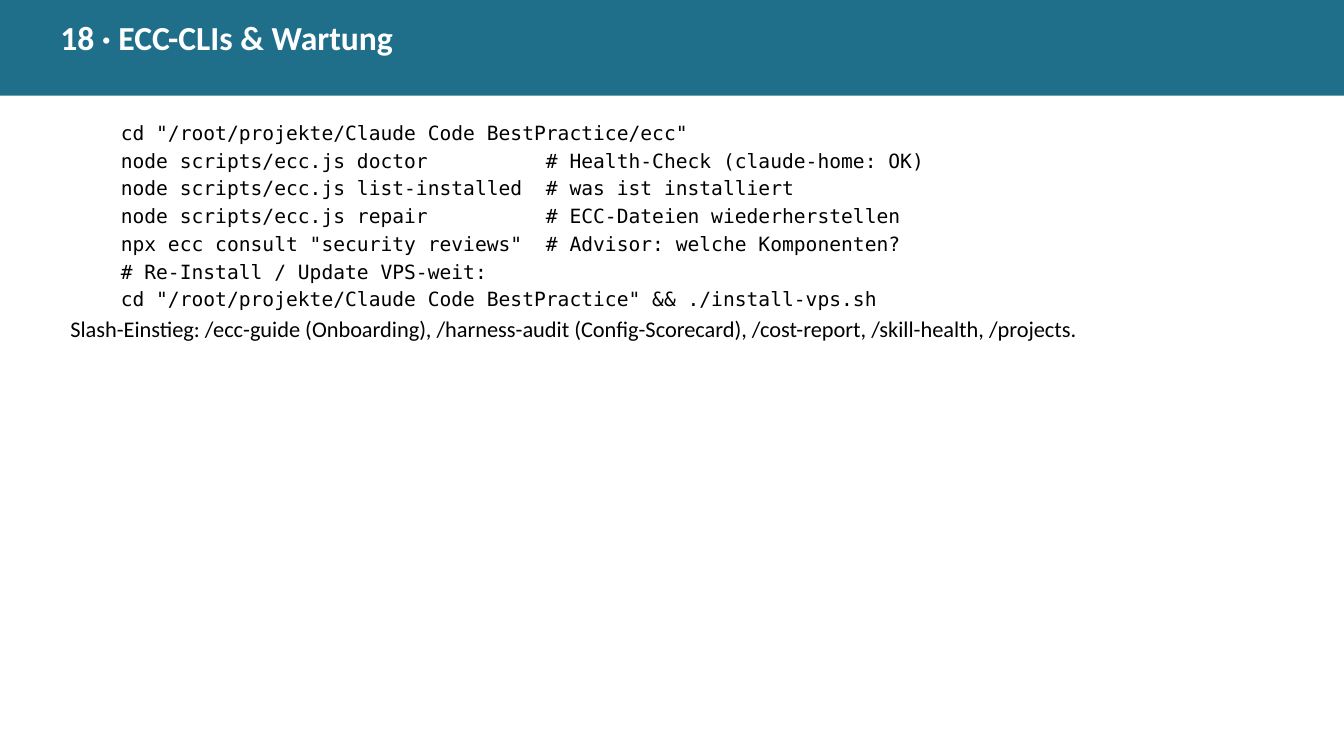
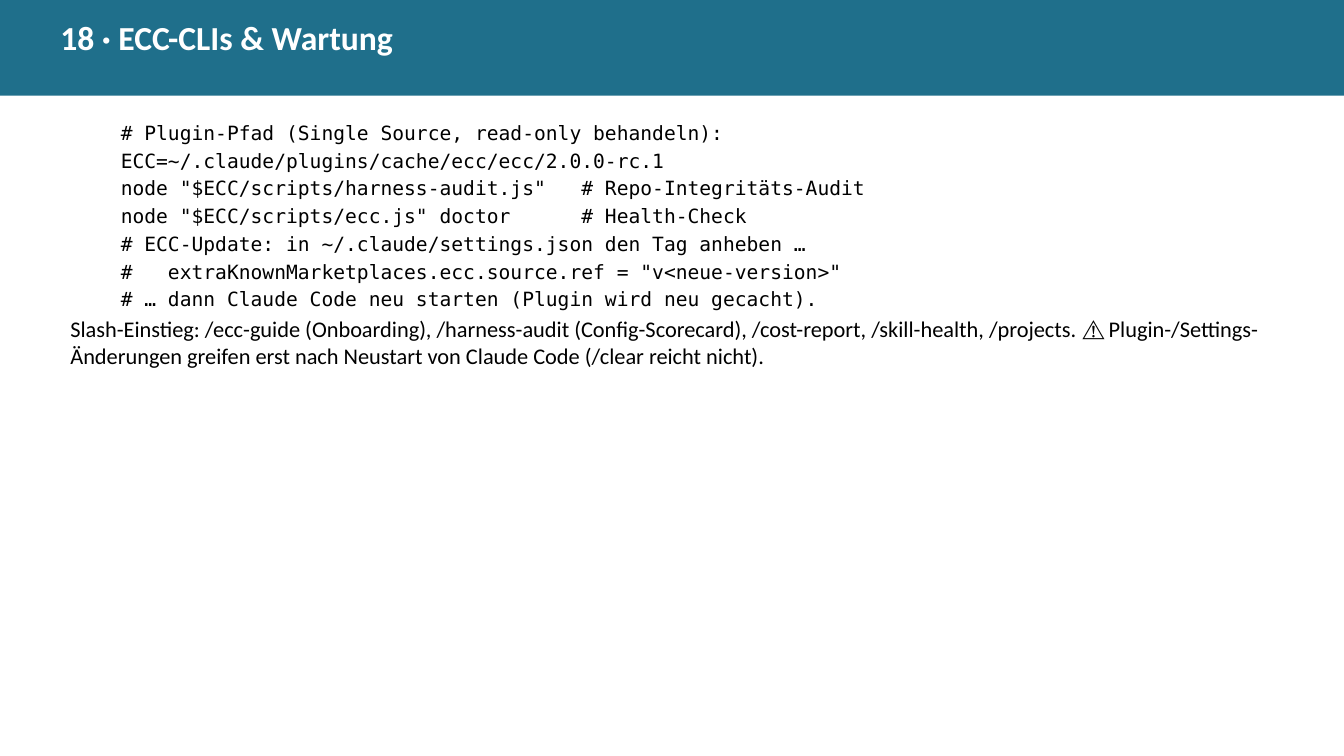
Before and after one commit to Paulee8155/Claude-Code-BestPractice, a slide deck: slide 25 of docs/ECC-Harness-Guide.de.pptx. Drawn at 1344x756 pixels with LibreOffice and Linux fonts; fonts in the diff are those of the drawing. Boxes give left, top, right and bottom in pixels: in the first picture for what was removed or moved away, otherwise in the second. Text is boxed around its words. In the diff, an @@ line names an element or a change of style, - is before the commit and + after.

```diff
--- a/docs/ECC-Harness-Guide.de.pptx
+++ b/docs/ECC-Harness-Guide.de.pptx
@@ text at <box>70,125,1258,368</box>: text changed @@
-  cd "/root/projekte/Claude Code BestPractice/ecc"
-  node scripts/ecc.js doctor # Health-Check (claude-home: OK)
-  node scripts/ecc.js list-installed # was ist installiert
-  node scripts/ecc.js repair # ECC-Dateien wiederherstellen
-  npx ecc consult "security reviews" # Advisor: welche Komponenten?
-  # Re-Install / Update VPS-weit:
-  cd "/root/projekte/Claude Code BestPractice" && ./install-vps.sh
-Slash-Einstieg: /ecc-guide (Onboarding), /harness-audit (Config-Scorecard), /cost-report, /skill-health, /projects.
+  # Plugin-Pfad (Single Source, read-only behandeln):
+  ECC=~/.claude/plugins/cache/ecc/ecc/2.0.0-rc.1
+  node "$ECC/scripts/harness-audit.js" # Repo-Integritäts-Audit
+  node "$ECC/scripts/ecc.js" doctor # Health-Check
+  # ECC-Update: in ~/.claude/settings.json den Tag anheben …
+  # extraKnownMarketplaces.ecc.source.ref = "v<neue-version>"
+  # … dann Claude Code neu starten (Plugin wird neu gecacht).
+Slash-Einstieg: /ecc-guide (Onboarding), /harness-audit (Config-Scorecard), /cost-report, /skill-health, /projects. ⚠️ Plugin-/Settings-Änderungen greifen erst nach Neustart von Claude Code (/clear reicht nicht).
```
Also in this commit, not shown: 22 other slides changed, 18 other files.
